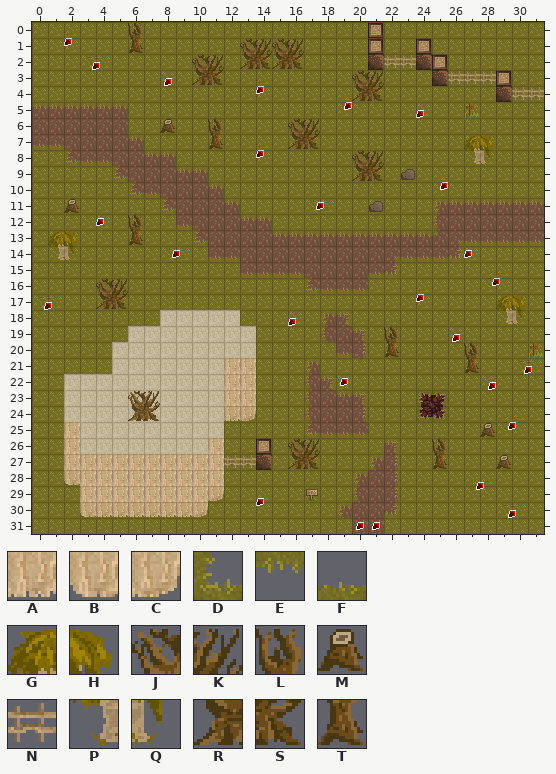
Two versions of a level (Tiled map, lvl/banditroad.tmx). Above: the version before the commit.
Cells are 16x16 px. Shown: x 0..31, y 0..31.
Key: from "tilesheet": A 3, B 4, C 5, D 32, E 34, F 35, G 44, H 45, J 48, K 49, L 52, M 53, N 57, P 60, Q 61, R 64, S 65, T 68.
_ is an empty cell.
Layers that did not change in this view are not listed.
Layer "upper" before, first column x 0:
11 __M_____D___E___
12 ______L__F___EE_
13 _GH___T___D____E
14 _PQ________FF___
15 _____________FFF
16 ____JK__________
17 ____RS__________
18 ________________
19 ________________
20 ________________
21 ________________
22 ________________
23 ______JK________
24 ______RS____AC__
25 ________________
26 ________________
27 ____________NN__
28 __B_____________
29 ___________C____
30 ___BAAAAAAC_____
New version:
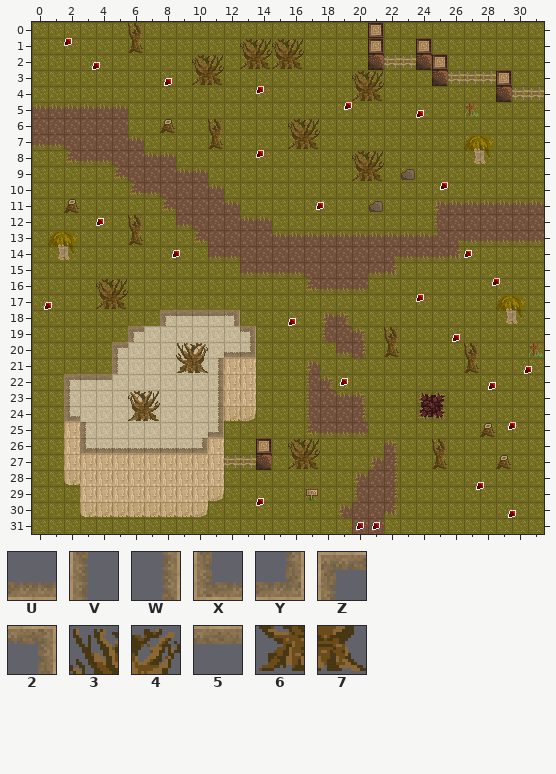
Further tiles: from "tilesheet": U 10, V 11, W 12, X 26, Y 27, Z 46, 2 47, 3 50, 4 51, 5 62, 6 66, 7 67.
The exact change:
{"where": "layer \"upper\""}
{"y":18,"x":8,"old":"_____","new":"Z5552"}
{"y":19,"x":6,"old":"_","new":"Z"}
{"y":19,"x":13,"old":"_","new":"2"}
{"y":20,"x":5,"old":"_","new":"Z"}
{"y":20,"x":9,"old":"__","new":"34"}
{"y":20,"x":12,"old":"__","new":"UY"}
{"y":21,"x":5,"old":"_","new":"V"}
{"y":21,"x":9,"old":"___","new":"67W"}
{"y":22,"x":2,"old":"___","new":"Z55"}
{"y":22,"x":11,"old":"_","new":"W"}
{"y":23,"x":2,"old":"_","new":"V"}
{"y":23,"x":11,"old":"_","new":"W"}
{"y":24,"x":2,"old":"_","new":"X"}
{"y":24,"x":11,"old":"_","new":"W"}
{"y":25,"x":3,"old":"_","new":"V"}
{"y":25,"x":11,"old":"_","new":"Y"}
{"y":26,"x":3,"old":"________","new":"XUUUUUUY"}
{"label":"added","picture_box":[64,310,256,454]}
